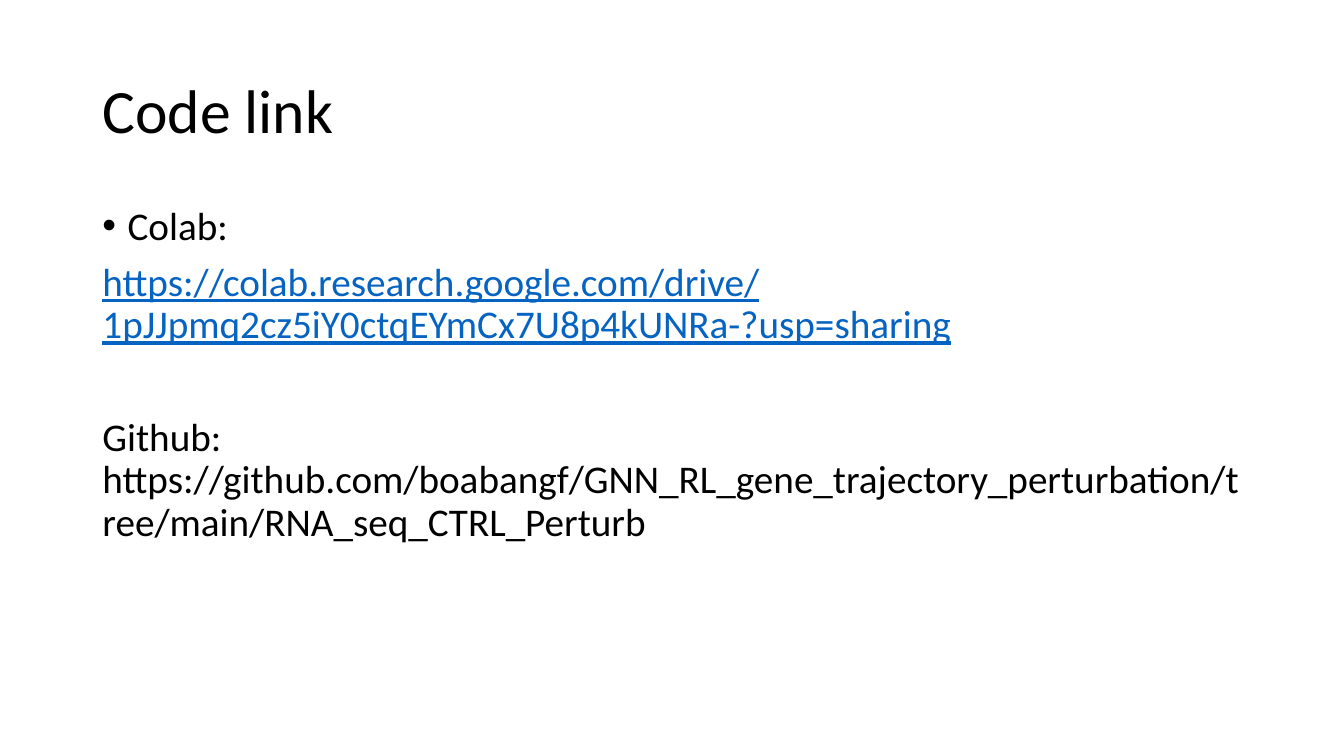
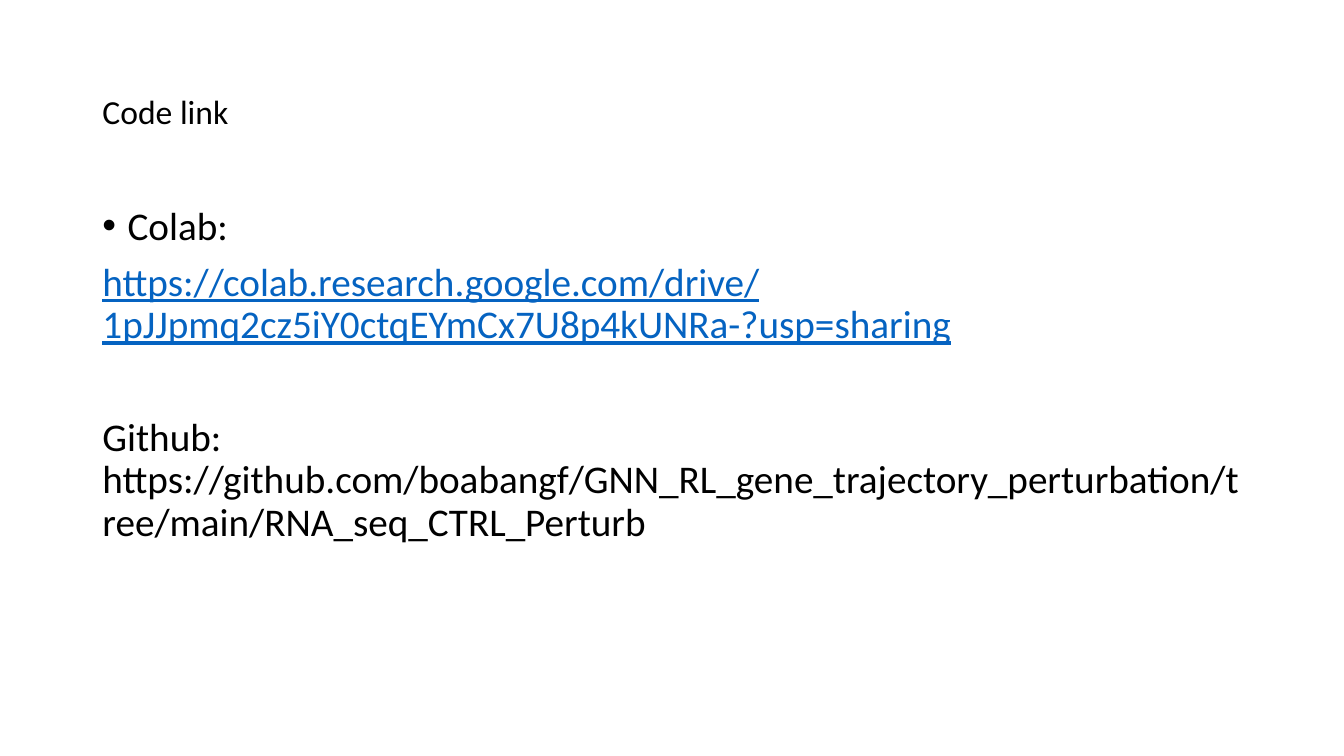
Before and after one commit to boabangf/GNN_RL_gene_trajectory_perturbation, a slide deck: slide 9 of ppt slides for omic codeathon (1).pptx. Drawn at 1344x756 pixels with LibreOffice and Linux fonts; fonts in the diff are those of the drawing. Boxes give left, top, right and bottom in pixels: in the first picture for what was removed or moved away, otherwise in the second. Text is boxed around its words. In the diff, an @@ line names an element or a change of style, - is before the commit and + after.

```diff
--- a/ppt slides for omic codeathon (1).pptx
+++ b/ppt slides for omic codeathon (1).pptx
@@ title "Code link" at [102,100,228,125]: size 44 to 24 pt @@
```
Also in this commit, not shown: 10 other slides changed.
